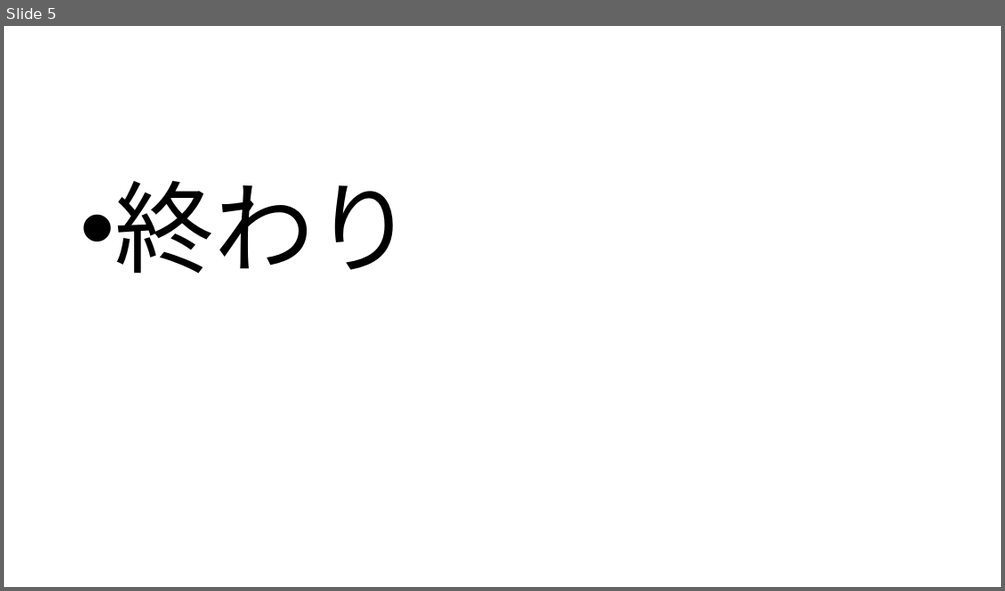
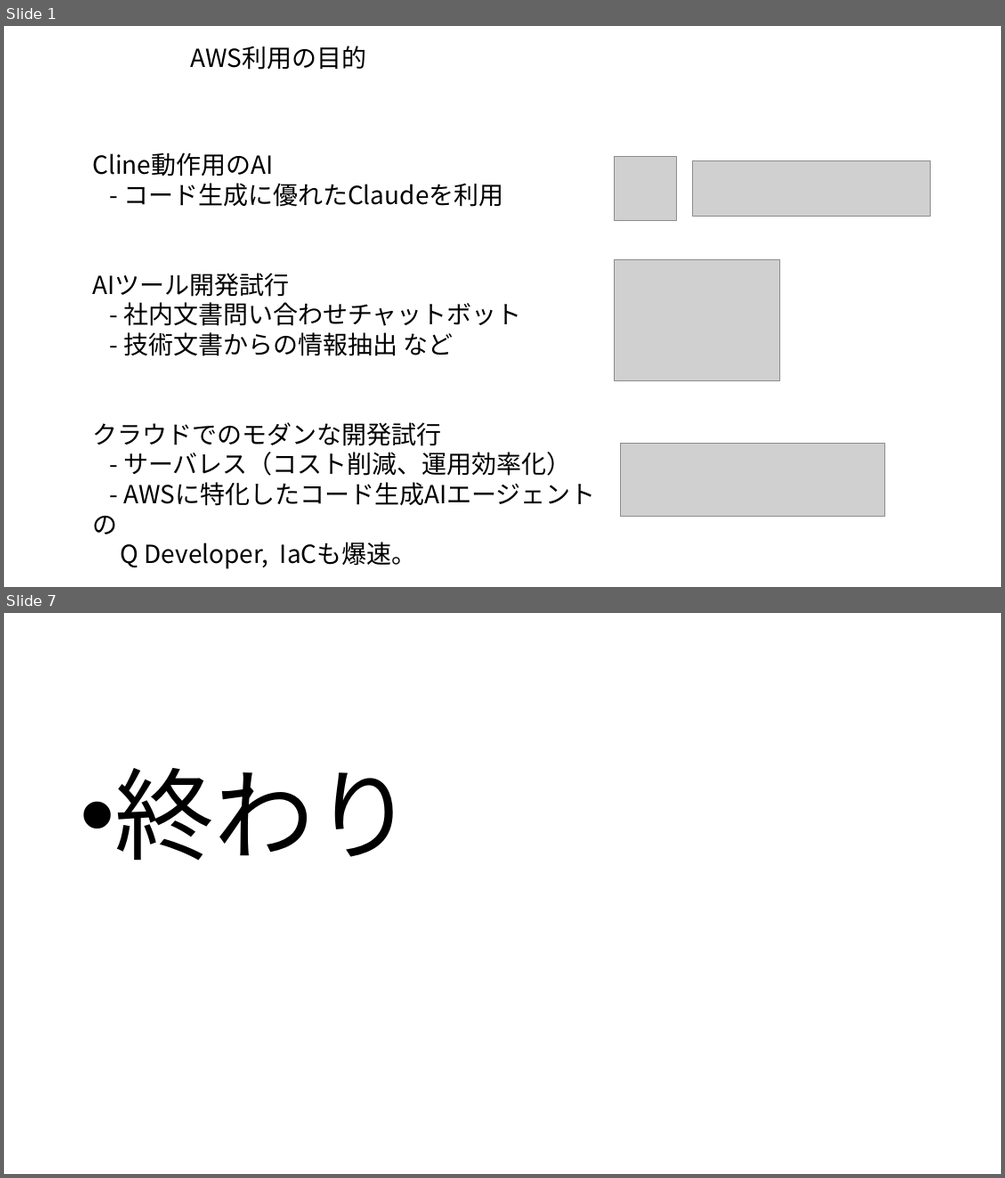
Before and after one commit to kiri0408/tyaga, a slide deck: aws_memo.pptx. Shown one above the other, each under a label of ours: slide 5 before the commit, slides 1 and 7 after it; the slides between them are not shown. The pictures are 1005x591 and 1005x1178 pixels, drawn with LibreOffice and Linux fonts; fonts in the diff are those of the drawing; grey boxes stand for pictures. Boxes give left, top, right and bottom in pixels: in the first picture for what was removed or moved away, otherwise in the second. Text is boxed around its words. In the diff, an @@ line names an element or a change of style, - is before the commit and + after.

```diff
--- a/aws_memo.pptx
+++ b/aws_memo.pptx
@@ slide 1 added at box(4, 26, 1001, 587), background #FFFFFF @@
@@ text added at box(190, 46, 366, 70), 24 pt, text #000000 @@
+AWS利用の目的
@@ text added at box(92, 152, 572, 475), 24 pt, text #000000 @@
+Cline動作用のAI
+- コード生成に優れたClaudeを利用
+AIツール開発試行
+- 社内文書問い合わせチャットボット
+- 技術文書からの情報抽出 など
+クラウドでのモダンな開発試行
+- サーバレス（コスト削減、運用効率化）
+- AWSに特化したコード生成AIエージェントの
+Q Developer, IaCも爆速。
@@ picture added at box(615, 157, 676, 220) @@
@@ picture added at box(693, 160, 930, 216) @@
@@ picture added at box(615, 260, 779, 380) @@
@@ picture added at box(621, 443, 886, 516) @@
@@ what was slide 5 is now slide 7 @@
```
Also in this commit, not shown: 5 slides changed, 2 other slides added.
